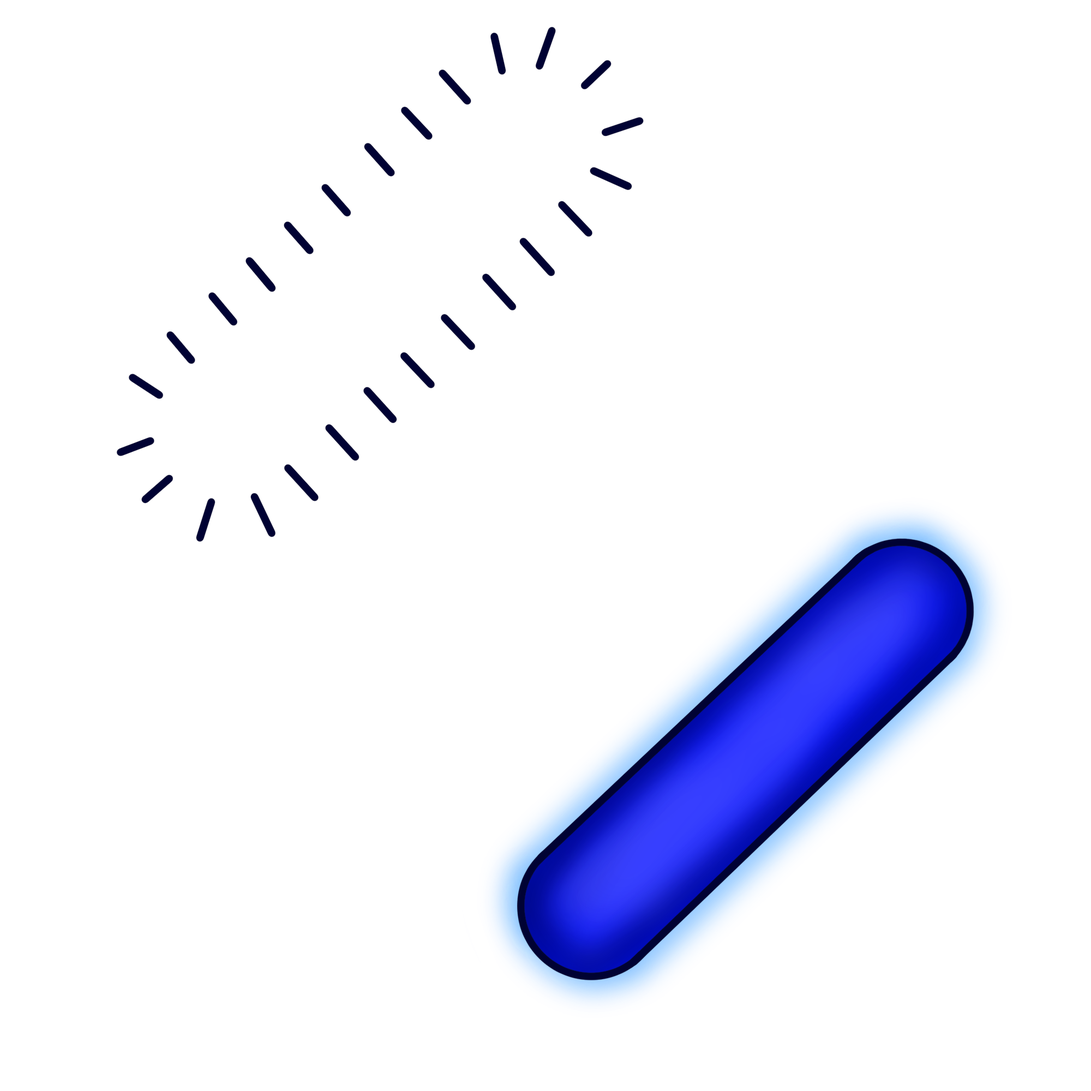
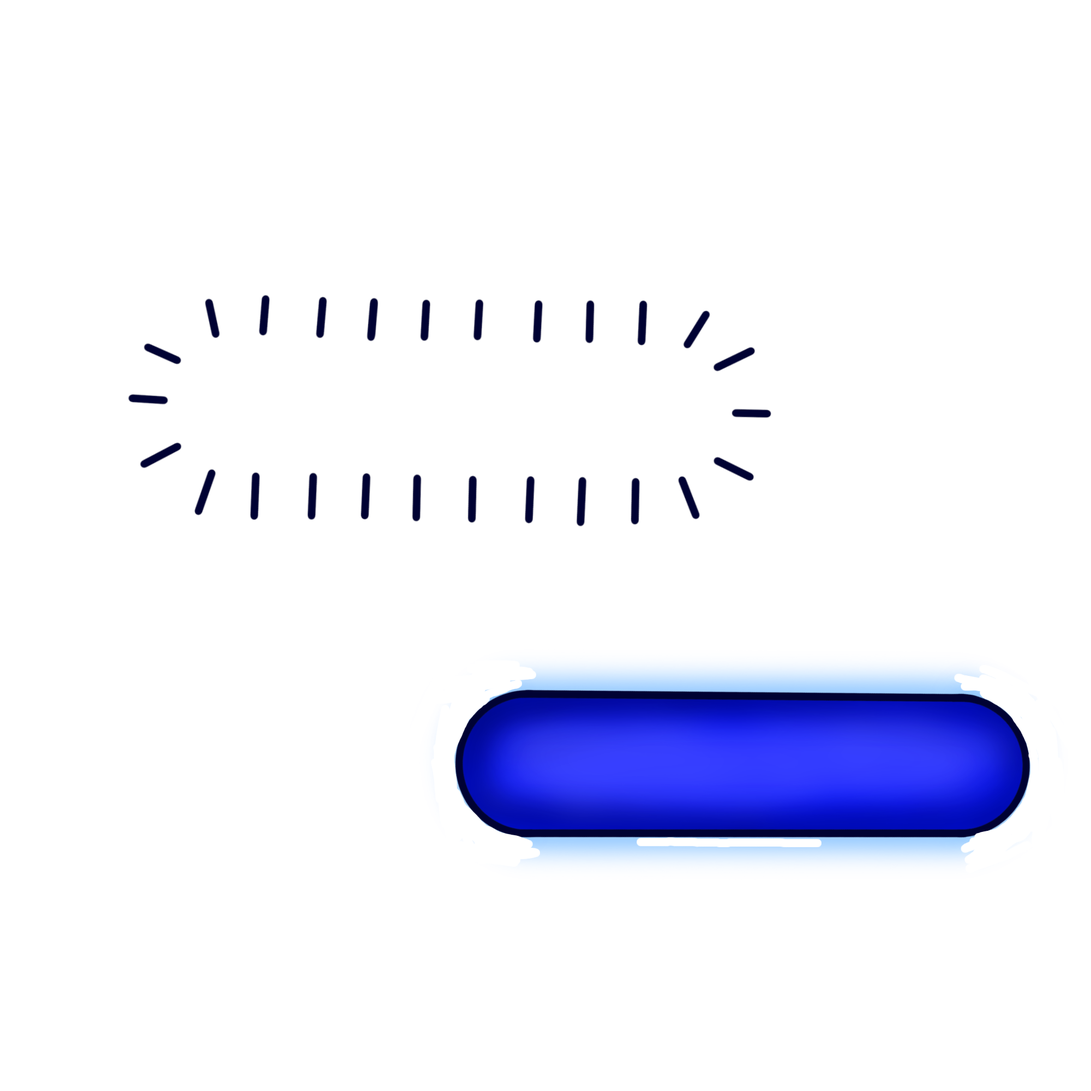
Layer changes from the first (1091, 1091) image to the second:
painted on "Layer4" over [116, 26, 773, 543]
painted on "Layer6" over [412, 497, 1065, 1014]
